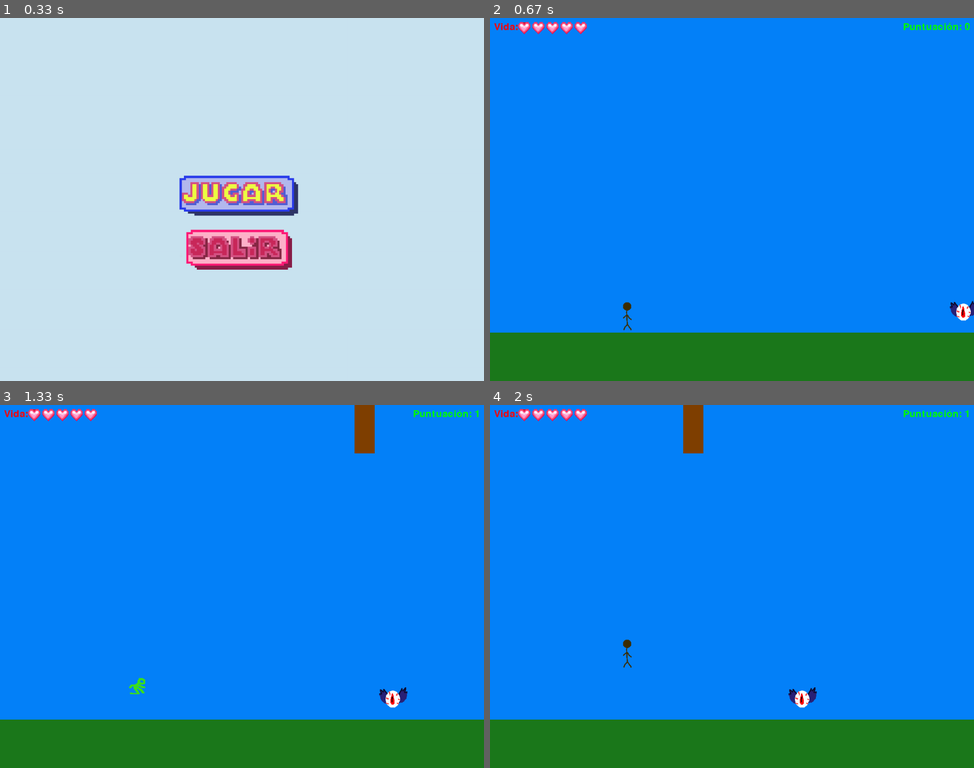
Above: before the commit, frames 1-4 (two rows, left to right).
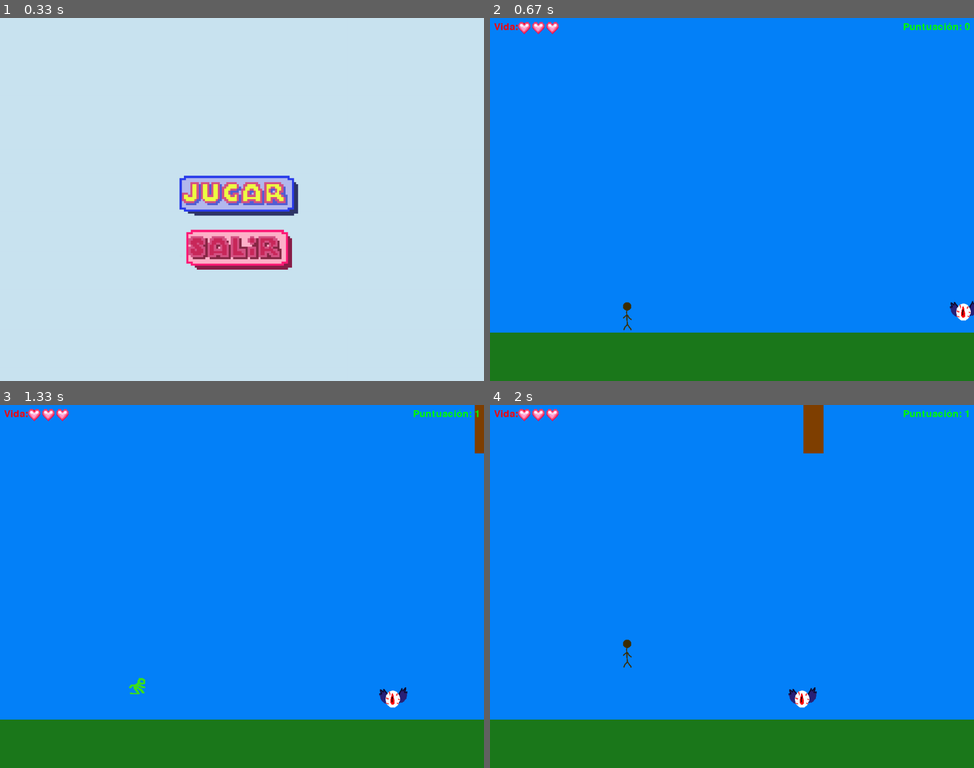
Above: after the commit, the same moments.

Repository: Jol-XD/Corre-Paco-Corre
Game: pygame game, started from proyecto/JuegoV2.py
The game is run twice, just before and just after one commit, with the same random seed, the same clock (stepped at 60 frames per second) and the same inputs.
Inputs (mouse positions are in pixels of both pictures, inside the frame that each line leads up to):
- Up to frame 1 (0.33 s): no input
- Up to frame 2 (0.67 s): click (727, 195) at 0.38 s
- Up to frame 3 (1.33 s): hold Up 0.67-1.13 s; hold Down from 1.17 s (still down)
- Up to frame 4 (2 s): release Down at 1.47 s; hold Up 1.5-1.87 s

Frame 1 is identical in both runs. In frame 2, 0.1% of the frame differs, in the area x 6-20%, y 1-5%; in frame 3, 1.0%; in frame 4, 1.3%, in the area x 6-69%, y 0-14%.

Commit message:
aaaaaaaaaaaaa

Diff:
--- a/proyecto/JuegoV2.py
+++ b/proyecto/JuegoV2.py
@@ -93,7 +93,7 @@
     jugador.rect.x = 320
     jugador.rect.y = 700
     jugador.velocity = [0, 0]
-    jugador.vida = 5
+    jugador.vida = 3
 
     # Restablece la posición de las estructuras
     estructuras.empty()
@@ -106,7 +106,7 @@
     enemigos.add(nuevo_enemigo)
 
     for _ in range(1):
-        nueva_estructura = Estructura(random.randint(screen_width, screen_width + 200), 50, 120, 10)
+        nueva_estructura = Estructura(random.randint(screen_width, screen_width + 500), 50, 120, 10)
         estructuras.add(nueva_estructura)
 
 
@@ -156,7 +156,7 @@
         self.is_atacando = False
         self.gravity = 1.1
         self.jump_strength = -20
-        self.vida = 5
+        self.vida = 3
         self.attack_duration = 200    # Duración del ataque en milisegundos
         self.attack_timer = 0  # Temporizador para controlar la duración del ataque
 
@@ -380,10 +380,6 @@
 
 estructuras = pygame.sprite.Group()
 
-for _ in range(1):
-    nueva_estructura = Estructura(random.randint(screen_width, screen_width + 200), 50, 120, 10)
-    estructuras.add(nueva_estructura)
-
 font = pygame.font.Font(None, 36)
 corazon_image = pygame.image.load("proyecto/sprites/cora.png")
 corazon_image = pygame.transform.scale(corazon_image, (30, 30))
